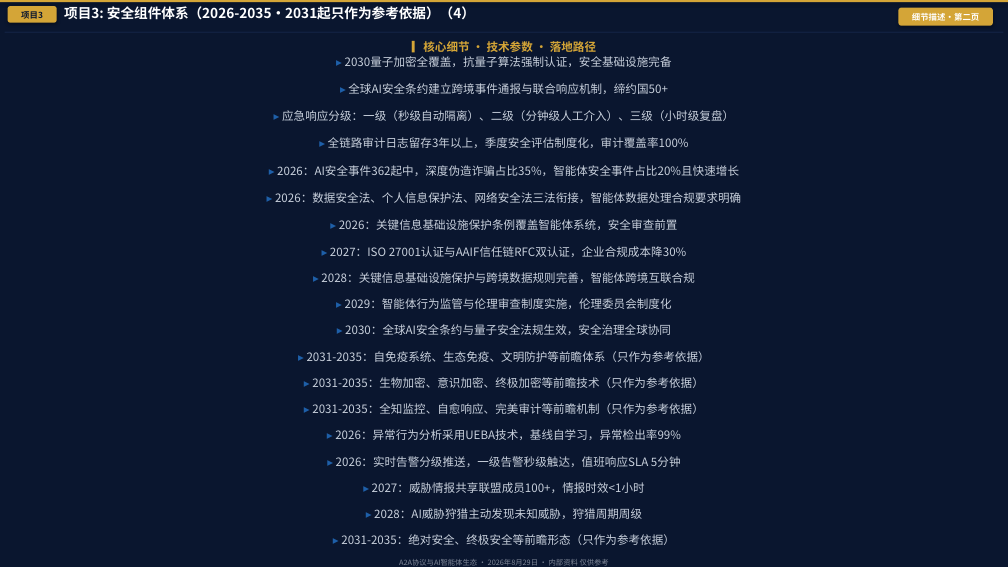
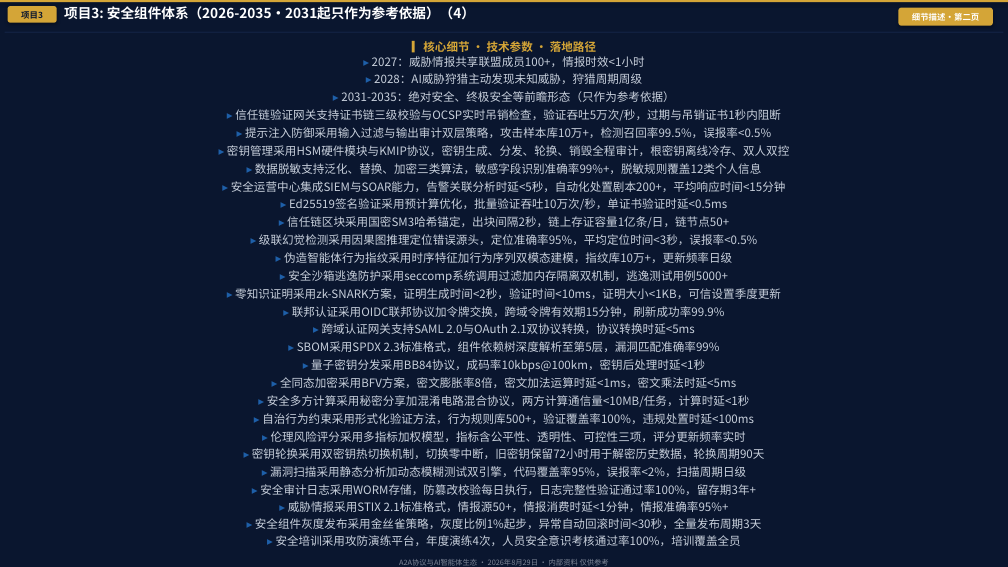
Before and after one commit to Hxdmou/Robot, a slide deck: slide 14 of A2A协议2.0_AI智能体演进路线图_2026_V52_无水印版.pptx. Drawn at 1008x567 pixels with LibreOffice and Linux fonts; fonts in the diff are those of the drawing. Boxes give left, top, right and bottom in pixels: in the first picture for what was removed or moved away, otherwise in the second. Text is boxed around its words. In the diff, an @@ line names an element or a change of style, - is before the commit and + after.

```diff
--- a/A2A协议2.0_AI智能体演进路线图_2026_V52_无水印版.pptx
+++ b/A2A协议2.0_AI智能体演进路线图_2026_V52_无水印版.pptx
@@ text at [275,56,741,467]: paragraphs removed @@
-▸ 2030量子加密全覆盖，抗量子算法强制认证，安全基础设施完备
-▸ 全球AI安全条约建立跨境事件通报与联合响应机制，缔约国50+
-▸ 应急响应分级：一级（秒级自动隔离）、二级（分钟级人工介入）、三级（小时级复盘）
-▸ 全链路审计日志留存3年以上，季度安全评估制度化，审计覆盖率100%
-▸ 2026：AI安全事件362起中，深度伪造诈骗占比35%，智能体安全事件占比20%且快速增长
-▸ 2026：数据安全法、个人信息保护法、网络安全法三法衔接，智能体数据处理合规要求明确
-▸ 2026：关键信息基础设施保护条例覆盖智能体系统，安全审查前置
-▸ 2027：ISO 27001认证与AAIF信任链RFC双认证，企业合规成本降30%
-▸ 2028：关键信息基础设施保护与跨境数据规则完善，智能体跨境互联合规
-▸ 2029：智能体行为监管与伦理审查制度实施，伦理委员会制度化
-▸ 2030：全球AI安全条约与量子安全法规生效，安全治理全球协同
-▸ 2031-2035：自免疫系统、生态免疫、文明防护等前瞻体系（只作为参考依据）
-▸ 2031-2035：生物加密、意识加密、终极加密等前瞻技术（只作为参考依据）
-▸ 2031-2035：全知监控、自愈响应、完美审计等前瞻机制（只作为参考依据）
-▸ 2026：异常行为分析采用UEBA技术，基线自学习，异常检出率99%
-▸ 2026：实时告警分级推送，一级告警秒级触达，值班响应SLA 5分钟
@@ text at [341,56,674,102]: less space between paragraphs; more space between paragraphs @@
@@ text at [227,109,789,546]: paragraphs added @@
+▸ 信任链验证网关支持证书链三级校验与OCSP实时吊销检查，验证吞吐5万次/秒，过期与吊销证书1秒内阻断
+▸ 提示注入防御采用输入过滤与输出审计双层策略，攻击样本库10万+，检测召回率99.5%，误报率<0.5%
+▸ 密钥管理采用HSM硬件模块与KMIP协议，密钥生成、分发、轮换、销毁全程审计，根密钥离线冷存、双人双控
+▸ 数据脱敏支持泛化、替换、加密三类算法，敏感字段识别准确率99%+，脱敏规则覆盖12类个人信息
+▸ 安全运营中心集成SIEM与SOAR能力，告警关联分析时延<5秒，自动化处置剧本200+，平均响应时间<15分钟
+▸ Ed25519签名验证采用预计算优化，批量验证吞吐10万次/秒，单证书验证时延<0.5ms
+▸ 信任链区块采用国密SM3哈希锚定，出块间隔2秒，链上存证容量1亿条/日，链节点50+
+▸ 级联幻觉检测采用因果图推理定位错误源头，定位准确率95%，平均定位时间<3秒，误报率<0.5%
+▸ 伪造智能体行为指纹采用时序特征加行为序列双模态建模，指纹库10万+，更新频率日级
+▸ 安全沙箱逃逸防护采用seccomp系统调用过滤加内存隔离双机制，逃逸测试用例5000+
+▸ 零知识证明采用zk-SNARK方案，证明生成时间<2秒，验证时间<10ms，证明大小<1KB，可信设置季度更新
+▸ 联邦认证采用OIDC联邦协议加令牌交换，跨域令牌有效期15分钟，刷新成功率99.9%
+▸ 跨域认证网关支持SAML 2.0与OAuth 2.1双协议转换，协议转换时延<5ms
+▸ SBOM采用SPDX 2.3标准格式，组件依赖树深度解析至第5层，漏洞匹配准确率99%
+▸ 量子密钥分发采用BB84协议，成码率10kbps@100km，密钥后处理时延<1秒
+▸ 全同态加密采用BFV方案，密文膨胀率8倍，密文加法运算时延<1ms，密文乘法时延<5ms
+▸ 安全多方计算采用秘密分享加混淆电路混合协议，两方计算通信量<10MB/任务，计算时延<1秒
+▸ 自治行为约束采用形式化验证方法，行为规则库500+，验证覆盖率100%，违规处置时延<100ms
+▸ 伦理风险评分采用多指标加权模型，指标含公平性、透明性、可控性三项，评分更新频率实时
+▸ 密钥轮换采用双密钥热切换机制，切换零中断，旧密钥保留72小时用于解密历史数据，轮换周期90天
+▸ 漏洞扫描采用静态分析加动态模糊测试双引擎，代码覆盖率95%，误报率<2%，扫描周期日级
+▸ 安全审计日志采用WORM存储，防篡改校验每日执行，日志完整性验证通过率100%，留存期3年+
+▸ 威胁情报采用STIX 2.1标准格式，情报源50+，情报消费时延<1分钟，情报准确率95%+
+▸ 安全组件灰度发布采用金丝雀策略，灰度比例1%起步，异常自动回滚时间<30秒，全量发布周期3天
+▸ 安全培训采用攻防演练平台，年度演练4次，人员安全意识考核通过率100%，培训覆盖全员
```
Also in this commit, not shown: 31 other slides changed, 3 other files.
